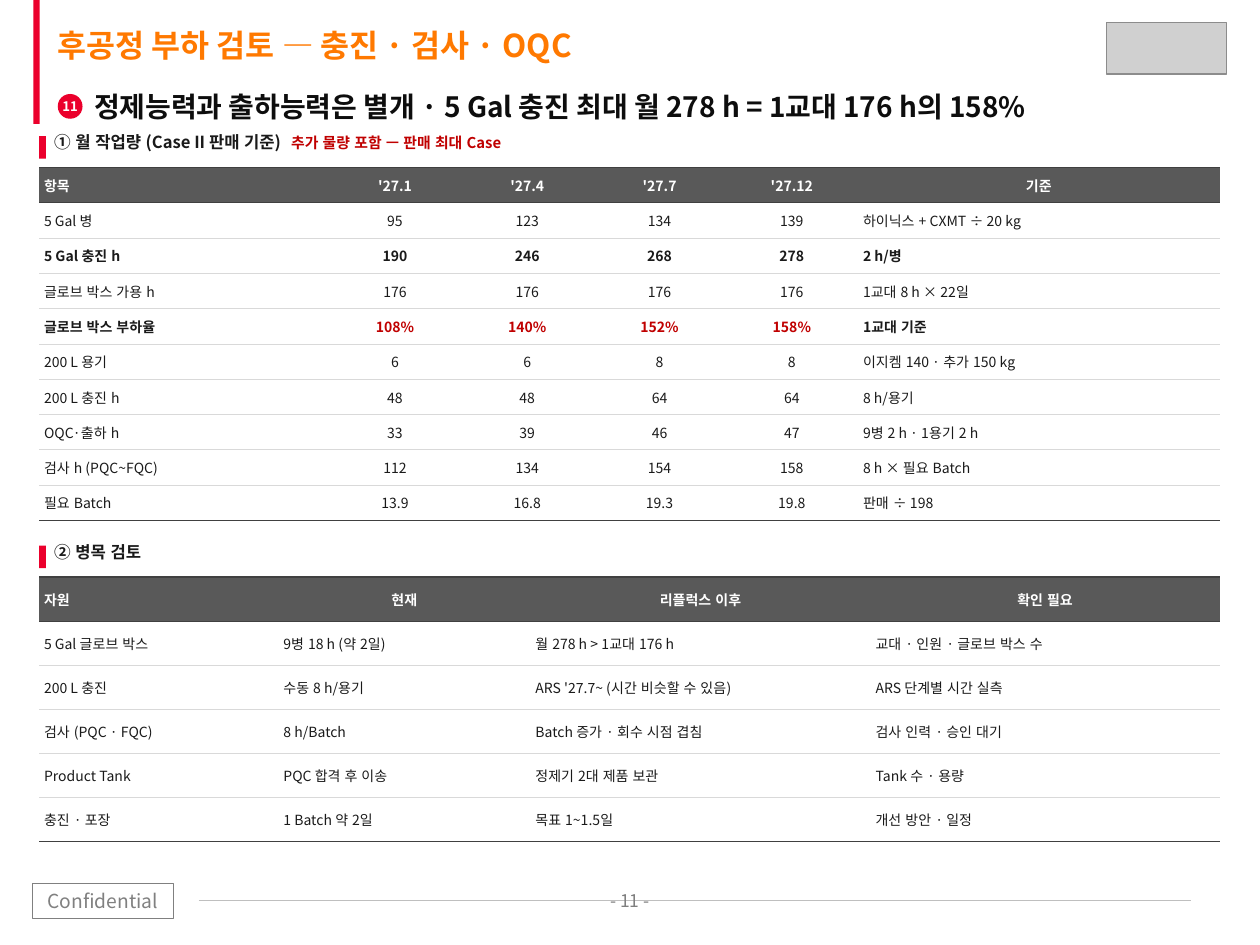
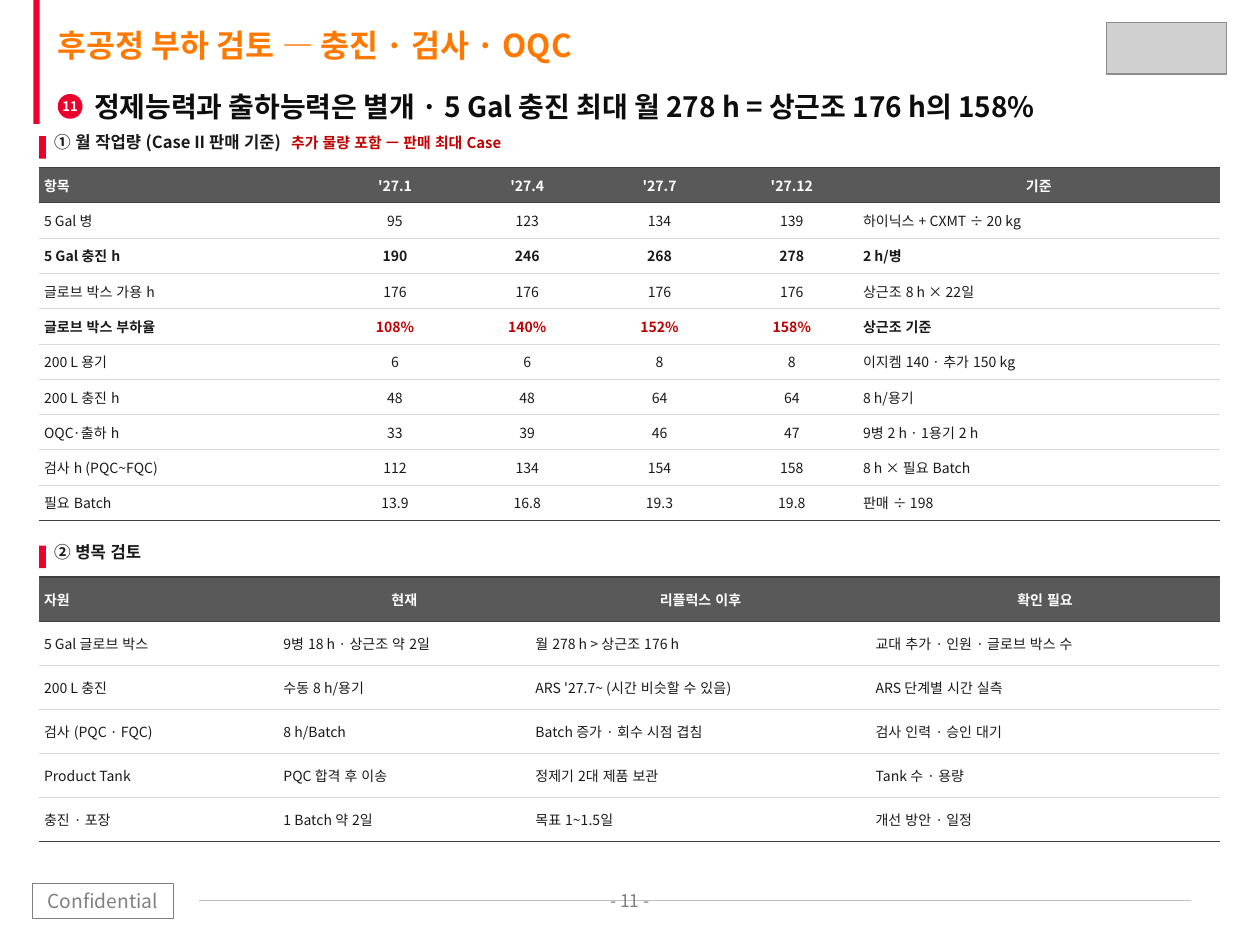
Before and after one commit to Jameskim25/-, a slide deck: slide 11 of SKTC_CpZr_Capacity_Reflux_Roadmap_2027_2028.pptx. Drawn at 1260x945 pixels with LibreOffice and Linux fonts; fonts in the diff are those of the drawing; grey boxes stand for pictures. Boxes give left, top, right and bottom in pixels: in the first picture for what was removed or moved away, otherwise in the second. Text is boxed around its words. In the diff, an @@ line names an element or a change of style, - is before the commit and + after.

```diff
--- a/SKTC_CpZr_Capacity_Reflux_Roadmap_2027_2028.pptx
+++ b/SKTC_CpZr_Capacity_Reflux_Roadmap_2027_2028.pptx
@@ text at (94, 93, 1034, 120): text changed @@
-정제능력과 출하능력은 별개 · 5 Gal 충진 최대 월 278 h = 1교대 176 h의 158%
+정제능력과 출하능력은 별개 · 5 Gal 충진 최대 월 278 h = 상근조 176 h의 158%
@@ table at (39, 168, 1220, 520) @@
-row 4, column 6: 1교대 8 h × 22일
+row 4, column 6: 상근조 8 h × 22일
-row 5, column 6: 1교대 기준
+row 5, column 6: 상근조 기준
@@ table at (39, 577, 1220, 842) @@
-row 2: 5 Gal 글로브 박스 | 9병 18 h (약 2일) | 월 278 h > 1교대 176 h | 교대 · 인원 · 글로브 박스 수
+row 2: 5 Gal 글로브 박스 | 9병 18 h · 상근조 약 2일 | 월 278 h > 상근조 176 h | 교대 추가 · 인원 · 글로브 박스 수
```
Also in this commit, not shown: 3 other slides changed, 4 other files.
